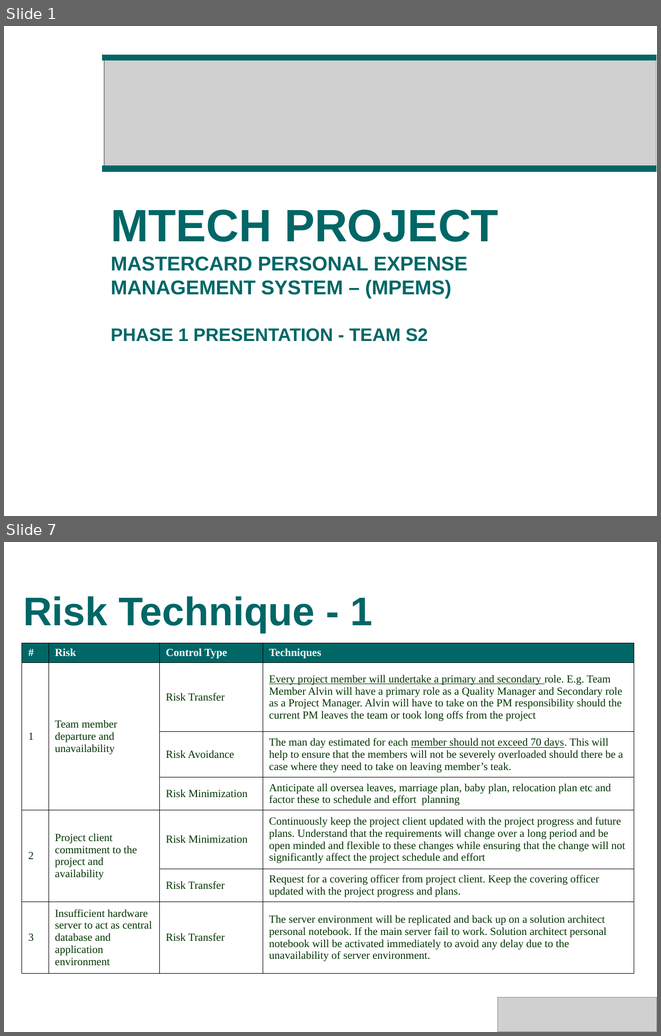
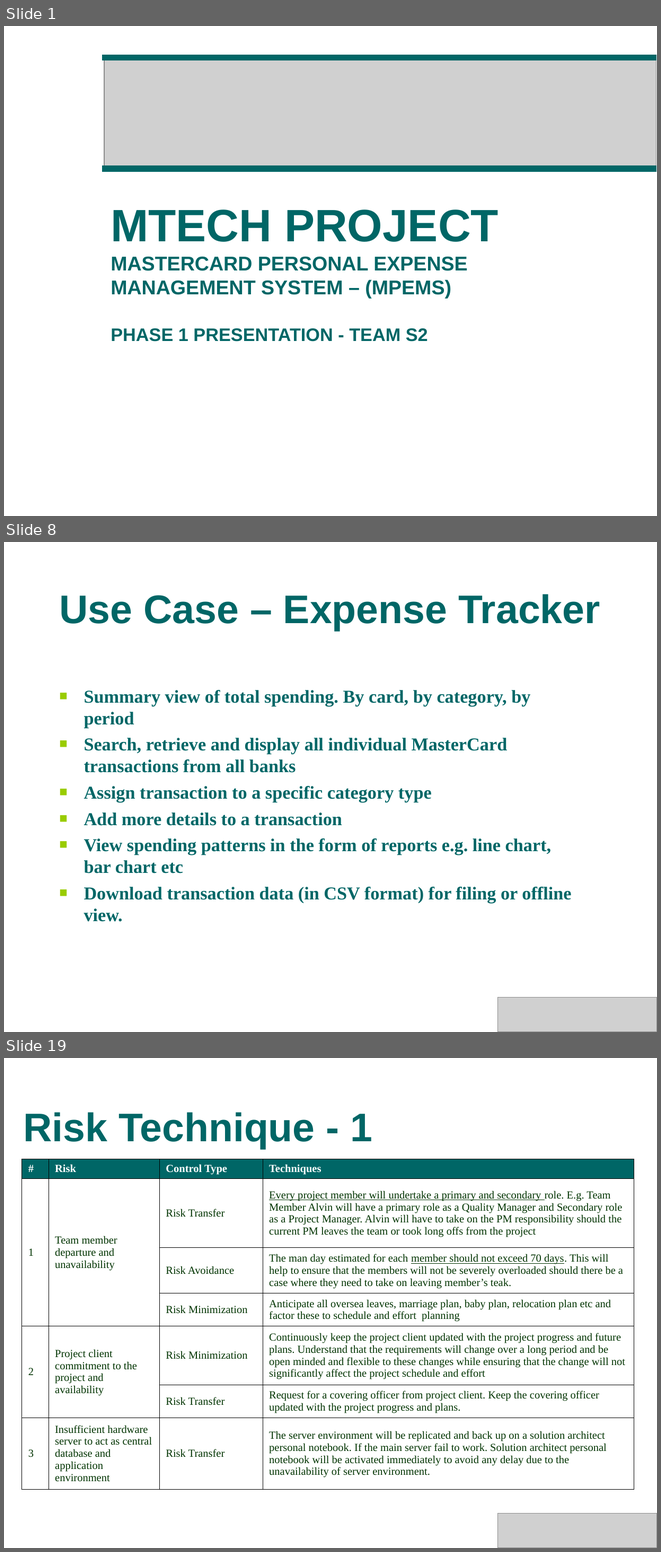
Before and after one commit to s4kshya/leezdr-repository, a slide deck: Exam Paper/MTECH_PROJ/Presentation/phase1_v2.ppt. Shown one above the other, each under a label of ours: slides 1 and 7 before the commit, slides 1, 8 and 19 after it; the slides between them are not shown. The pictures are 661x1036 and 661x1552 pixels, drawn with LibreOffice and Linux fonts; fonts in the diff are those of the drawing; grey boxes stand for pictures; background and template pictures are left out. Boxes give left, top, right and bottom in pixels: in the first picture for what was removed or moved away, otherwise in the second. Text is boxed around its words. In the diff, an @@ line names an element or a change of style, - is before the commit and + after.

```diff
--- a/Exam Paper/MTECH_PROJ/Presentation/phase1_v2.ppt
+++ b/Exam Paper/MTECH_PROJ/Presentation/phase1_v2.ppt
@@ slide 8 added at (4, 542, 657, 1032), background picture (left out) @@
@@ title added at (59, 594, 600, 631), 44 pt, text #006666, bold @@
+Use Case – Expense Tracker
@@ text added at (84, 690, 571, 903), 20 pt, text #006666, bold @@
+■ Summary view of total spending. By card, by category, by period
+■ Search, retrieve and display all individual MasterCard transactions from all banks
+■ Assign transaction to a specific category type
+■ Add more details to a transaction
+■ View spending patterns in the form of reports e.g. line chart, bar chart etc
+■ Download transaction data (in CSV format) for filing or offline view.
@@ picture added at (497, 997, 657, 1032) @@
@@ what was slide 7 is now slide 19 @@
```
Also in this commit, not shown: 14 slides changed, 17 other slides added, 3 other files.
